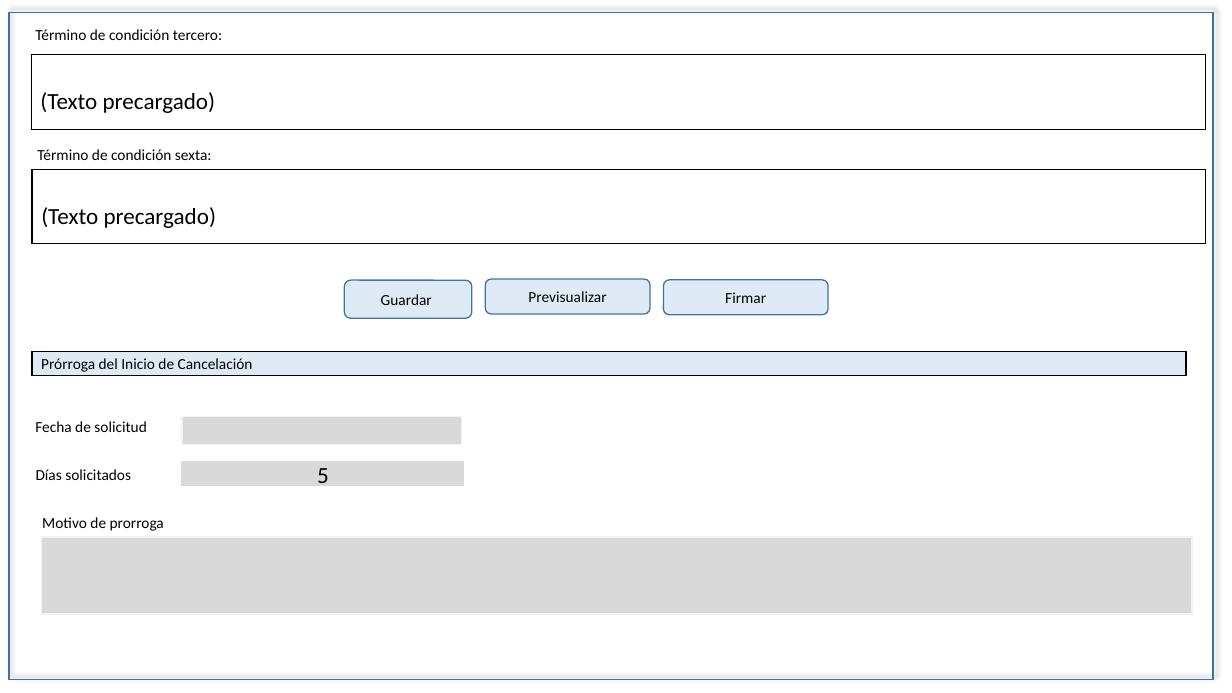
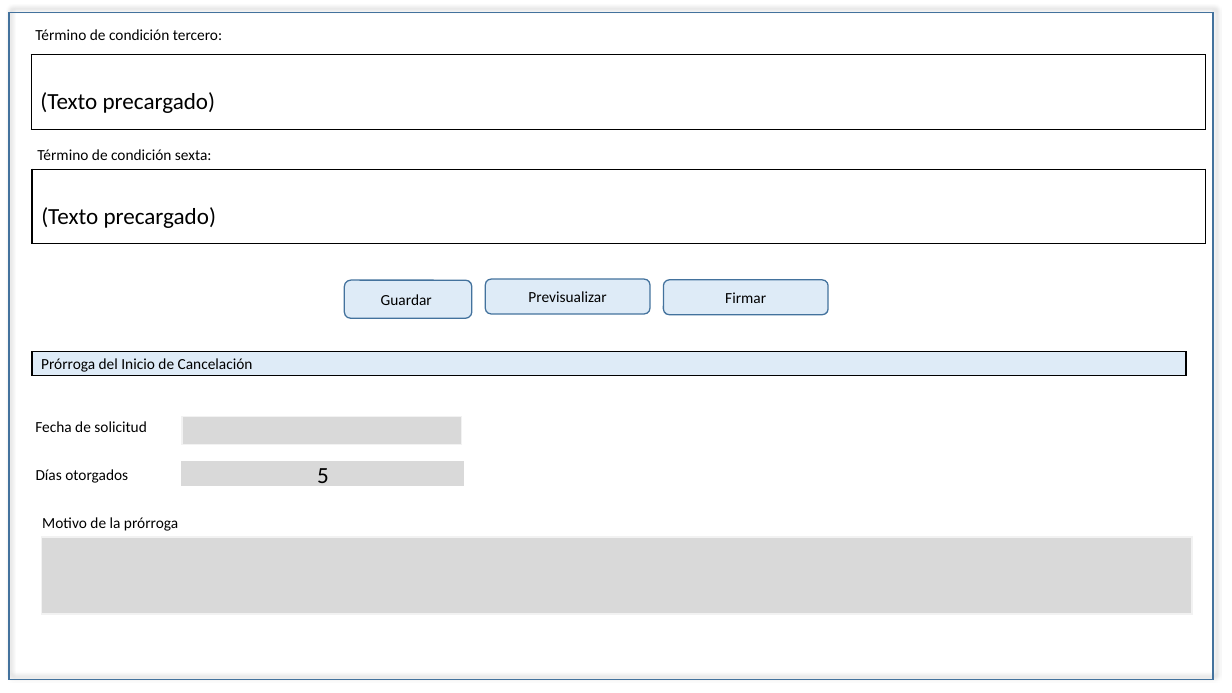
Before and after one commit to EDDIE83/Documentos, a slide deck: slide 4 of TAF 092019/Cancelación.pptx. Drawn at 1232x693 pixels with LibreOffice and Linux fonts; fonts in the diff are those of the drawing. Boxes give left, top, right and bottom in pixels: in the first picture for what was removed or moved away, otherwise in the second. Text is boxed around its words. In the diff, an @@ line names an element or a change of style, - is before the commit and + after.

```diff
--- a/TAF 092019/Cancelación.pptx
+++ b/TAF 092019/Cancelación.pptx
@@ text at [36,469,128,483]: text changed @@
-Días solicitados
+Días otorgados
@@ text at [42,517,178,531]: text changed @@
-Motivo de prorroga
+Motivo de la prórroga
```
Also in this commit, not shown: 14 other slides changed, 12 other files.
